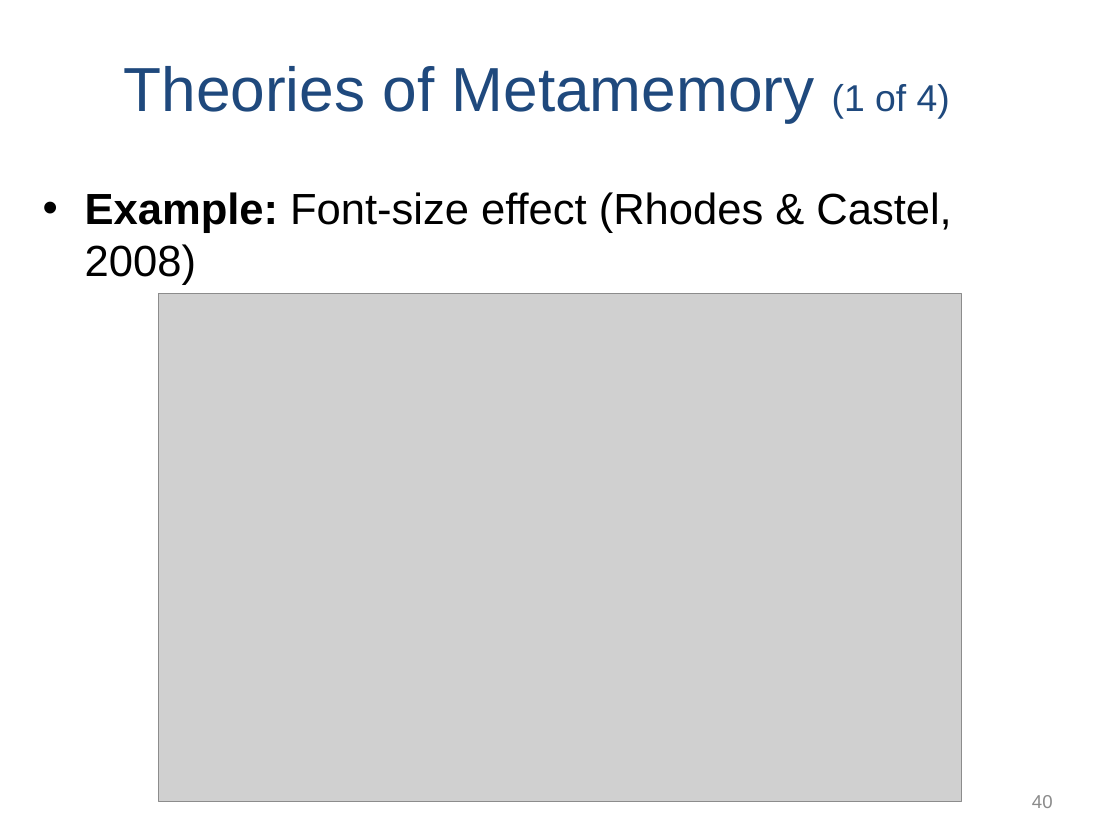
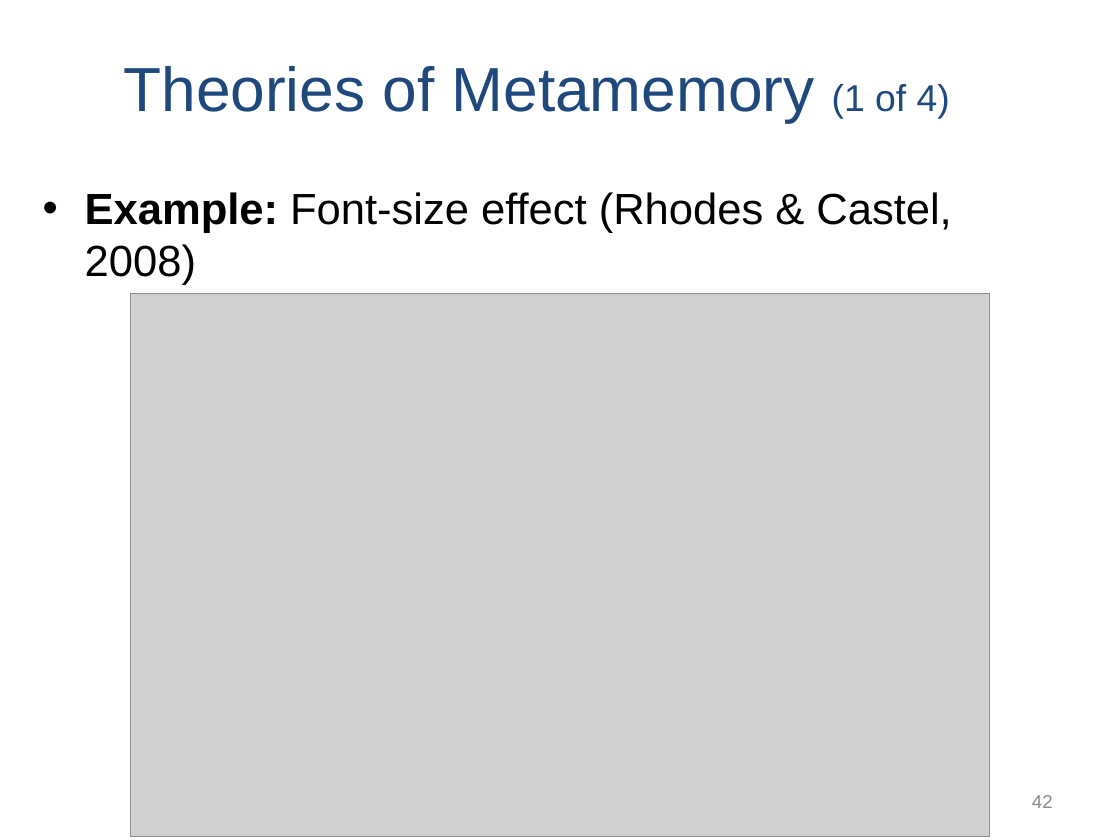
Before and after one commit to npm27/Teaching-Materials, a slide deck: slide 42 of Memory/Slides/Chapter 8.PPTX (slide 40 before the commit). Drawn at 1120x840 pixels with LibreOffice and Linux fonts; fonts in the diff are those of the drawing; grey boxes stand for pictures. Boxes give left, top, right and bottom in pixels: in the first picture for what was removed or moved away, otherwise in the second. Text is boxed around its words. In the diff, an @@ line names an element or a change of style, - is before the commit and + after.

```diff
--- a/Memory/Slides/Chapter 8.PPTX
+++ b/Memory/Slides/Chapter 8.PPTX
@@ picture resized from (x1=159, y1=293, x2=962, y2=801) to (x1=131, y1=293, x2=990, y2=837) @@
@@ page number at (x1=1032, y1=795, x2=1053, y2=808): text changed @@
-40
+42
```
Also in this commit, not shown: 1 other slide changed, 2 slides added, 2 other files.
